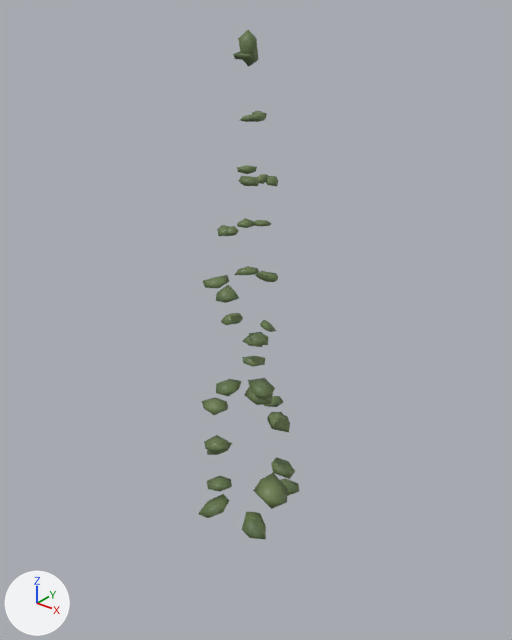
What one commit did to the glTF model public/props/baum-fichte-2-nah.glb.
One viewpoint serves both versions: a 50 mm camera at (14.3, -17.6, 23.1) aimed at (-0.3, 0.7, 11.8). Arrows for +X, +Y and +Z are at lower left; the lights stay in place. The first picture is the older version. Vertices at exactly the same position are counted once.

The first picture shows 'Baum_Stamm.001'.
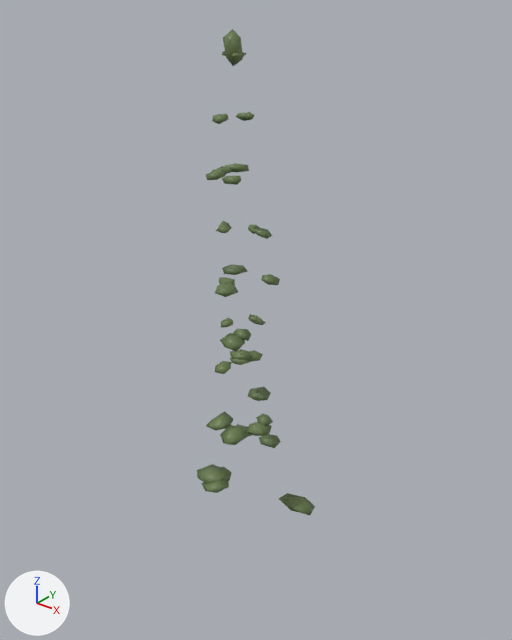
What differs and where, as boxes [x1, y1, x2, y2] in the pictures (512 x 640 px; the box of a moved part takes in the faces that stretch with it):
'Baum_Stamm.001', reshaped, moved: before [198, 30, 299, 540]; after [197, 29, 315, 515]
part 1 of me_cone_001, moved or reshaped: before [251, 114, 265, 122]; after [256, 414, 273, 426]
part 2 of me_cone_001, moved or reshaped (not visible before): after [216, 224, 230, 233]
part 3 of me_cone_001, moved or reshaped: before [255, 111, 266, 119]; after [248, 224, 260, 234]
part 4 of me_cone_001, moved or reshaped: before [238, 30, 258, 67]; after [212, 166, 233, 174]
part 5 of me_cone_001, moved or reshaped: before [234, 53, 253, 59]; after [222, 176, 241, 185]
part 6 of me_cone_001, moved or reshaped: before [238, 176, 261, 186]; after [206, 170, 225, 180]
part 7 of me_cone_001, moved or reshaped: before [237, 165, 257, 174]; after [225, 163, 249, 172]
part 8 of me_cone_001, moved or reshaped: before [252, 111, 267, 116]; after [212, 114, 228, 124]
part 9 of me_cone_001, moved or reshaped: before [217, 225, 230, 236]; after [222, 114, 228, 118]
part 10 of me_cone_001, moved or reshaped (not visible before): after [236, 113, 247, 121]
part 11 of me_cone_001, moved or reshaped: before [253, 220, 271, 226]; after [245, 112, 254, 120]
part 12 of me_cone_001, moved or reshaped: before [257, 174, 268, 184]; after [231, 53, 246, 59]
part 13 of me_cone_001, moved or reshaped (not visible afterwards): before [240, 114, 255, 122]
part 14 of me_cone_001, moved or reshaped (mostly hidden afterwards): before [237, 218, 255, 228]; after [222, 51, 226, 56]
part 15 of me_cone_001, deleted (green): before [198, 176, 299, 540]
part 16 of me_cone_001, cut back: before [216, 379, 242, 396]
part 17 of me_cone_001, added: after [197, 221, 315, 515]
part 18 of me_cone_001, added (green): after [223, 29, 243, 66]

Diff of the bpy script that builds the scene:
```diff
--- a/public/props/baum-fichte-2-nah.glb.py
+++ b/public/props/baum-fichte-2-nah.glb.py
@@ me_cone_001 @@
-me_cone_001.from_pydata(...)  # 508 vertices, 848 faces; spans x -2.0..2.4, y -1.9..2.1, z -10.7..11.2
+me_cone_001.from_pydata(...)  # 1211 vertices, 2146 faces; spans x -2.8..2.3, y -1.9..2.1, z -0.4..21.7
+# me_cone_001 part 1: the loose piece of 12 vertices spanning x 0.2..0.5, y -0.3..0.4, z 8.6..8.9 is scaled about its middle by (2.19, 1.05, 1.27), then moved by (0.3, 0.1, -0.6)
+# me_cone_001 part 2: the loose piece of 12 vertices spanning x -0.4..0.0, y 0.0..0.5, z 10.4..10.7 is turned 100.1 degrees about the z axis through its middle and scaled by 1.15, then moved by (-0.4, -0.8, 4.9)
+# me_cone_001 part 3: the loose piece of 12 vertices spanning x -0.1..0.4, y 0.2..0.6, z 8.6..8.9 is moved by (-0.2, -0.1, 6.7)
+# me_cone_001 part 4: the loose piece of 12 vertices spanning x -0.2..0.3, y -0.2..0.3, z 10.2..11.2 is scaled about its middle by (-0.777, -1.25, 0.245), then moved by (-1.0, -0.1, 6.6)
+# me_cone_001 part 5: the loose piece of 12 vertices spanning x -0.3..0.3, y -0.3..-0.2, z 10.4..10.6 is scaled about its middle by (0.922, 2.02, 1.38), then moved by (-0.2, -0.4, 6.7)
+# me_cone_001 part 6: the loose piece of 12 vertices spanning x 0.1..0.7, y -0.8..-0.2, z 6.7..7.0 is turned -105.8 degrees about the z axis through its middle and scaled by 1.08, then moved by (-1.4, 0.0, 10.4)
+# me_cone_001 part 7: the loose piece of 12 vertices spanning x -0.7..-0.2, y 0.1..0.7, z 6.8..7.1 is moved by (-0.4, 0.0, 10.4)
+# me_cone_001 part 8: the loose piece of 12 vertices spanning x -0.2..0.3, y 0.3..0.6, z 8.6..8.9 is turned 160.9 degrees about the z axis through its middle and scaled by 1.31, then moved by (-0.7, -1.1, 10.4)
+# me_cone_001 part 9: the loose piece of 12 vertices spanning x -0.9..-0.2, y -0.9..-0.3, z 4.9..5.2 is scaled about its middle by (0.569, 0.554, 0.649), then moved by (-0.1, 0.2, 14.1)
+# me_cone_001 part 10: the loose piece of 12 vertices spanning x -0.4..0.0, y -0.1..0.4, z 10.4..10.6 is turned -64.3 degrees about the z axis through its middle and scaled by 1.02, then moved by (-0.2, 0.1, 8.6)
+# me_cone_001 part 11: the loose piece of 12 vertices spanning x -0.4..0.3, y 0.4..0.9, z 5.0..5.2 is multiplied about its middle by the matrix ((0.622, 0.578, 0.051), (-0.58, 0.62, 0.052), (-0.002, -0.073, 0.848)), then moved by (-0.1, -0.5, 14.0)
+# me_cone_001 part 12: the loose piece of 12 vertices spanning x 0.3..0.6, y -0.3..0.5, z 6.7..7.0 is scaled about its middle by (0.365, 0.911, 0.734), then moved by (-0.7, -0.3, 14.1)
+# me_cone_001 part 13: the loose piece of 12 vertices spanning x 0.0..0.4, y -0.4..0.1, z 8.6..8.8 is scaled about its middle by (-1.11, -0.703, 1.03), then moved by (-0.8, 0.2, 12.2)
+# me_cone_001 part 14: the loose piece of 12 vertices spanning x -0.7..-0.2, y 0.1..0.6, z 5.0..5.3 is scaled about its middle by (0.794, 0.819, 0.66), then moved by (-0.3, -0.3, 15.9)
+# me_cone_001 part 15: 25 loose pieces with 300 vertices, spanning x -2.0..2.4, y -1.9..2.1, z -6.5..6.9, are deleted
+# me_cone_001 part 16: 11 vertices removed from x -0.3..0.4, y -1.9..-0.9, z -0.6..-0.3; 479 vertices added at x -1.9..1.6, y -1.3..1.9, z -0.2..0.2
+# me_cone_001 part 17: 300 vertices added at x -2.8..2.3, y -1.9..2.1, z 3.8..15.7
+# me_cone_001 part 18: 12 vertices added at x -0.7..-0.2, y -0.4..0.1, z 20.6..21.7
+# other edits to the shape of me_cone_001 do not show in these pictures
 me_cone_001.materials.append(mat_baum)
@@ ob_baum_stamm_001 @@
 ob_baum_stamm_001 = bpy.data.objects.new('Baum_Stamm.001', me_cone_001)
-ob_baum_stamm_001.location = (0.0, 0.0, 10.42)
+ob_baum_stamm_001.location = (0.0, 0.0, 0.0)
```
